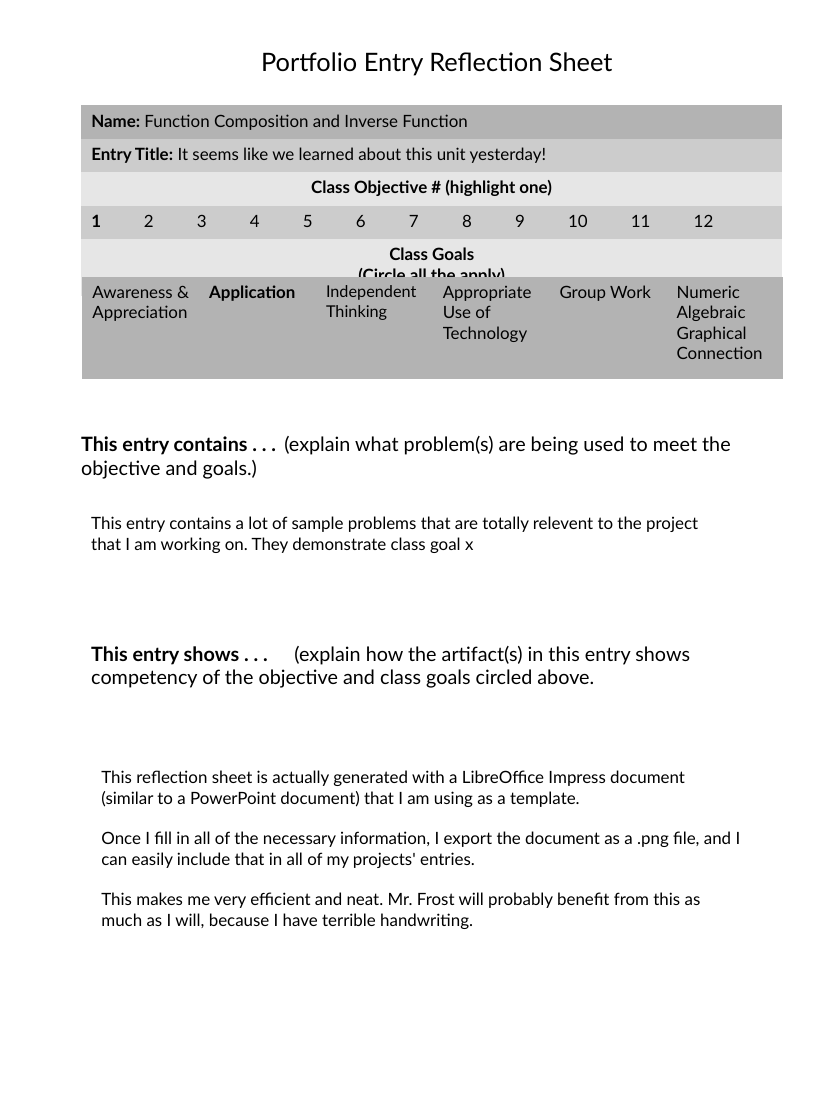
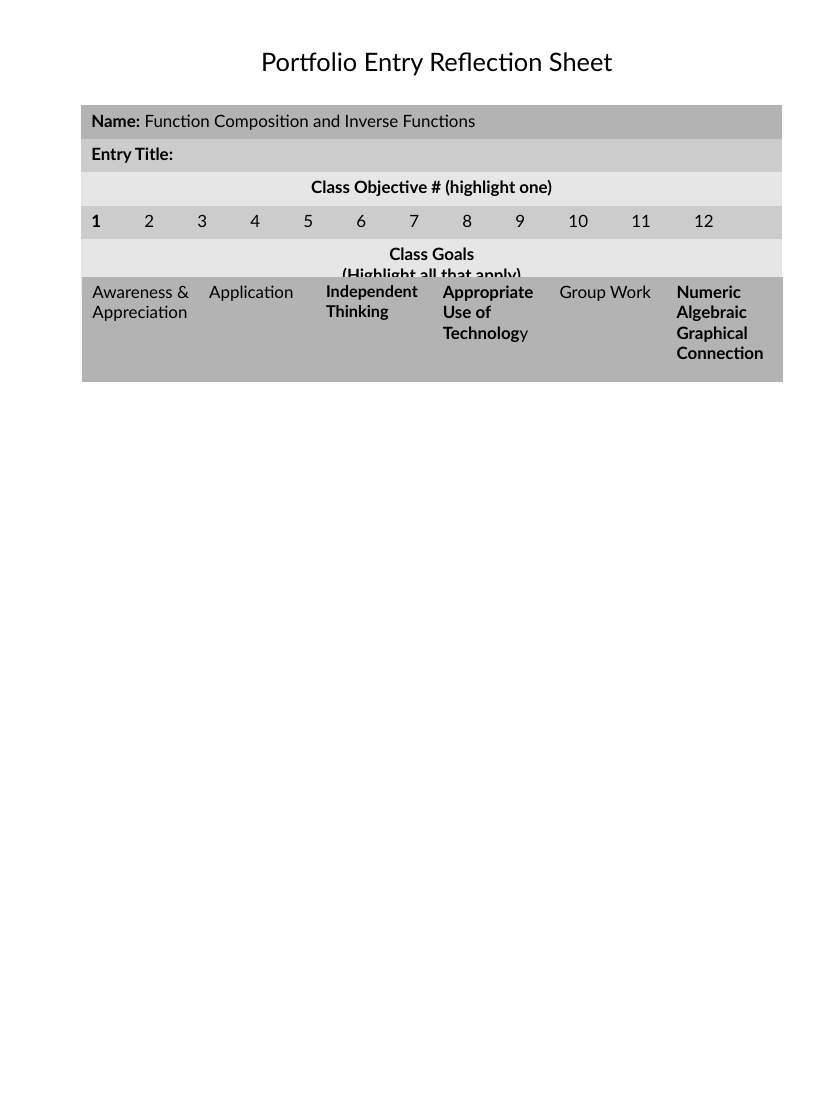
Before and after one commit to luisnaranjo733/precalc, a slide deck: slide 1 of src/objectives/reflections/1.odp. Drawn at 840x1120 pixels with LibreOffice and Linux fonts; fonts in the diff are those of the drawing. Boxes give left, top, right and bottom in pixels: in the first picture for what was removed or moved away, otherwise in the second. Text is boxed around its words. In the diff, an @@ line names an element or a change of style, - is before the commit and + after.

Commit message:
Change in entry structure

```diff
--- a/src/objectives/reflections/1.odp
+++ b/src/objectives/reflections/1.odp
@@ table at <box>81,106,782,281</box> @@
-row 1, column 1: Name: Function Composition and Inverse Function
+row 1, column 1: Name: Function Composition and Inverse Functions
-row 2, column 1: Entry Title: It seems like we learned about this unit yesterday!
+row 2, column 1: Entry Title:
-row 5, column 1: Class Goals / (Circle all the apply)
+row 5, column 1: Class Goals / (Highlight all that apply)
@@ table at <box>82,276,783,382</box> @@
@@ bold off in "Application" @@
@@ bold on in "Independent Thinking", "Appropriate Use of Technology", "Numeric Algebraic Graphical Connection" @@
@@ text removed at <box>81,436,731,479</box> @@
-This entry contains . . . (explain what problem(s) are being used to meet the objective and goals.)
@@ text removed at <box>91,516,698,553</box> @@
-This entry contains a lot of sample problems that are totally relevent to the project that I am working on. They demonstrate class goal x
@@ text removed at <box>91,646,690,688</box> @@
-This entry shows . . . (explain how the artifact(s) in this entry shows competency of the objective and class goals circled above.
@@ text removed at <box>101,770,741,929</box> @@
-This reflection sheet is actually generated with a LibreOffice Impress document (similar to a PowerPoint document) that I am using as a template.
-Once I fill in all of the necessary information, I export the document as a .png file, and I can easily include that in all of my projects' entries.
-This makes me very efficient and neat. Mr. Frost will probably benefit from this as much as I will, because I have terrible handwriting.
```
Also in this commit, not shown: 57 other files.
